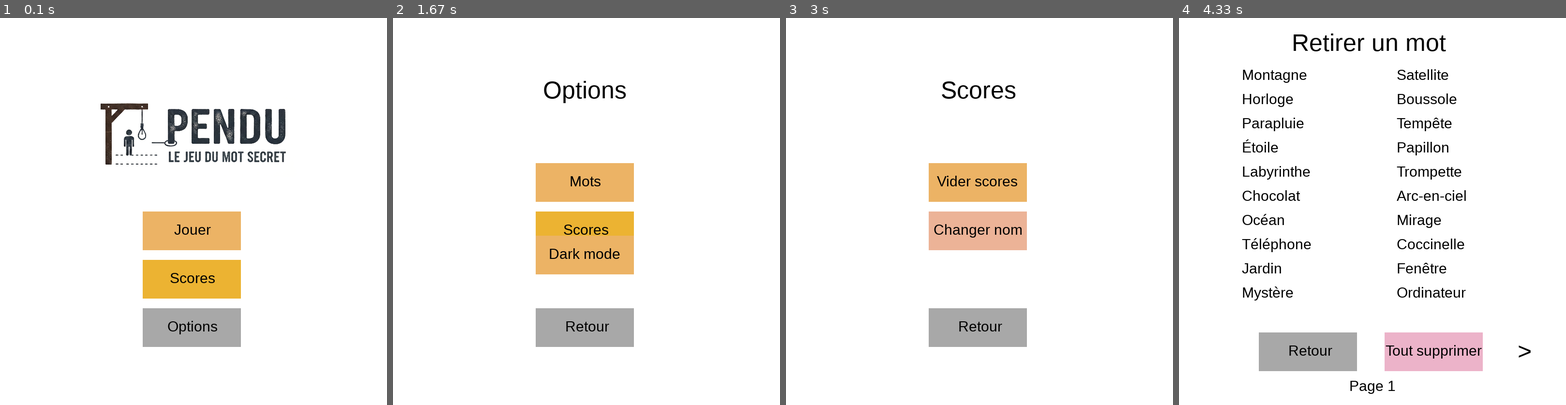
Above: before the commit, frames 1-4 (left to right).
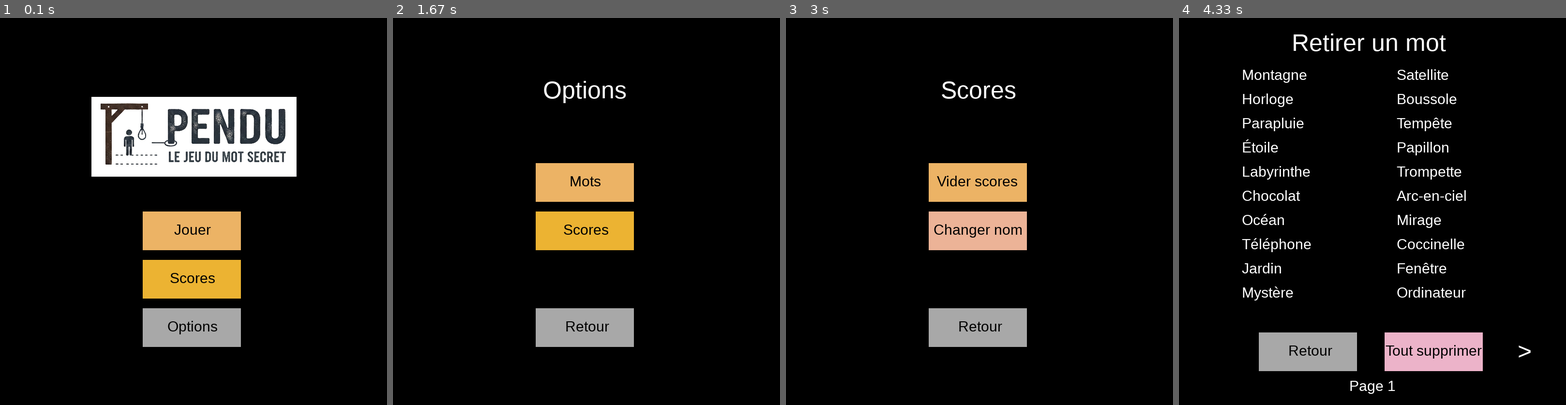
Above: after the commit, the same moments.

Repository: nicolas-riera/pendu
Game: pygame game, started from main.py
The game is run twice, just before and just after one commit, with the same random seed, the same clock (stepped at 60 frames per second) and the same inputs.
Inputs (mouse positions are in pixels of both pictures, inside the frame that each line leads up to):
- Up to frame 1 (0.1 s): no input
- Up to frame 2 (1.67 s): click "Scores" at 0.38 s; click "Retour" at 0.93 s; click "Options" at 1.27 s
- Up to frame 3 (3 s): click (1025, 246) at 1.82 s; click "Changer nom" at 2.15 s; type "ann" at 2.43 s; tap Enter at 2.77 s
- Up to frame 4 (4.33 s): click "Retour" at 3.03 s; click "Mots" at 3.37 s; click "Retirer mot" at 3.7 s; move the mouse to (1248, 250) at 3.98 s; click (1248, 250) at 4.03 s

The runs differ from the first frame. In frame 1, 81% of the frame differs, in the area x 0-100%, y 0-100%; in frame 2, 93%; in frame 3, 92%; in frame 4, 95%.

Commit message:
exp: implemented dark theme on most elements

Diff:
--- a/src/menu.py
+++ b/src/menu.py
@@ -24,7 +24,7 @@
 def menu(screen, clock, my_fonts):
 
     error_popup_empty = False
-    is_dark_mode = False
+    is_dark_mode = True
     notice_username_input_popup = False
     notice_username_input_empty_popup = False
 
--- a/src/options.py
+++ b/src/options.py
@@ -31,13 +31,13 @@
 
         text_color = light_dark_mode(screen, is_dark_mode)
 
-        settings_title_button_text = my_fonts[1].render("Options", True, (0, 0, 0))
+        settings_title_button_text = my_fonts[1].render("Options", True, text_color)
         screen.blit(settings_title_button_text, (310, 120))
 
         # Draw.rect(surface, color, (x position, y position, x width, y width))
         pygame.draw.rect(screen, (236, 179, 101), (295, 300, 203, 80))
         words_button = pygame.Rect((295, 300, 203, 80))
-        words_button_text = my_fonts[0].render("Mots", True, text_color)
+        words_button_text = my_fonts[0].render("Mots", True, (0, 0, 0))
         screen.blit(words_button_text, (365, 320))
 
         pygame.draw.rect(screen, (236, 179, 50), (295, 400, 203, 80))
@@ -45,14 +45,14 @@
         scores_button_text = my_fonts[0].render("Scores", True, (0, 0, 0))
         screen.blit(scores_button_text, (352, 420))
 
-        pygame.draw.rect(screen, (236, 179, 101), (295, 450, 203, 80))
-        dark_mode_button = pygame.Rect((295, 450, 203, 80))
-        dark_mode_button_text = my_fonts[0].render("Dark mode", True, text_color)
-        screen.blit(dark_mode_button_text, (322, 470))
+        # pygame.draw.rect(screen, (236, 179, 101), (295, 450, 203, 80))
+        # dark_mode_button = pygame.Rect((295, 450, 203, 80))
+        # dark_mode_button_text = my_fonts[0].render("Dark mode", True, text_color)
+        # screen.blit(dark_mode_button_text, (322, 470))
 
         pygame.draw.rect(screen, (168, 168, 168), (295, 600, 203, 80))
         return_button = pygame.Rect((295, 600, 203, 80))
-        return_button_text = my_fonts[0].render("Retour", True, text_color)
+        return_button_text = my_fonts[0].render("Retour", True, (0, 0, 0))
         screen.blit(return_button_text, (356, 620))
 
         pygame.display.flip()
@@ -191,7 +191,7 @@
         screen.blit(words_title_text, (230, 120))
 
         pygame.draw.rect(screen, (240, 240, 240), (70, 310, 660, 60))
-        usr_word_display = my_fonts[0].render(usr_word, True, text_color)
+        usr_word_display = my_fonts[0].render(usr_word, True, (0, 0, 0))
         screen.blit(usr_word_display, (75, 320))
 
         if usr_word == "":
@@ -201,12 +201,12 @@
 
         pygame.draw.rect(screen, add_word_button_color, (295, 500, 203, 80))
         add_word_button = pygame.Rect((295, 500, 203, 80))
-        add_word_button_text = my_fonts[0].render("Ajouter mot", True, text_color)
+        add_word_button_text = my_fonts[0].render("Ajouter mot", True, (0, 0, 0))
         screen.blit(add_word_button_text, (322, 520))
 
         pygame.draw.rect(screen, (168, 168, 168), (295, 600, 203, 80))
         return_button = pygame.Rect((295, 600, 203, 80))
-        return_button_text = my_fonts[0].render("Retour", True, text_color)
+        return_button_text = my_fonts[0].render("Retour", True, (0, 0, 0))
         screen.blit(return_button_text, (356, 620))
 
         # Logic
@@ -305,7 +305,8 @@
                         y=100 + 50 * (i-words_list_current_page * 20),
                         max_width=250,
                         font_path=FONT_PATH,
-                        clickable=True
+                        clickable=True,
+                        color=text_color
                     )
 
                     clickable_words.append((words_list[i], word_rect))
@@ -319,7 +320,8 @@
                         y=100 + 50 * ((i-words_list_current_page * 20)-10),
                         max_width=250,
                         font_path=FONT_PATH,
-                        clickable=True
+                        clickable=True,
+                        color=text_color
                     )
 
                     clickable_words.append((words_list[i], word_rect))
@@ -342,12 +344,12 @@
 
         pygame.draw.rect(screen, (168, 168, 168), (165, 650, 203, 80))
         return_button = pygame.Rect((165, 650, 203, 80))
-        return_button_text = my_fonts[0].render("Retour", True, text_color)
+        return_button_text = my_fonts[0].render("Retour", True, (0, 0, 0))
         screen.blit(return_button_text, (226, 670))
 
         pygame.draw.rect(screen, (236, 179, 201), (425, 650, 203, 80))
         delete_all_button = pygame.Rect((425, 650, 203, 80))
-        delete_all_button_text = my_fonts[0].render("Tout supprimer", True, text_color)
+        delete_all_button_text = my_fonts[0].render("Tout supprimer", True, (0, 0, 0))
         screen.blit(delete_all_button_text, (427, 670))
 
         page_indicator_text = my_fonts[0].render(f"Page {words_list_current_page + 1}", True, text_color)
@@ -440,7 +442,7 @@
 
         text_color = light_dark_mode(screen, is_dark_mode)
 
-        words_title_button_text = my_fonts[1].render("Scores", True, (0, 0, 0))
+        words_title_button_text = my_fonts[1].render("Scores", True, text_color)
         screen.blit(words_title_button_text, (320, 120))
 
         # Draw.rect(surface, color, (x position, y position, x width, y width))
--- a/src/scores.py
+++ b/src/scores.py
@@ -38,11 +38,11 @@
 
         text_color = light_dark_mode(screen, is_dark_mode)
 
-        name_section_text = my_fonts[0].render("JOUEUR", True, (0, 0, 0))
+        name_section_text = my_fonts[0].render("JOUEUR", True, text_color)
         screen.blit(name_section_text, (60, 50))
-        word_section_text = my_fonts[0].render("MOT", True, (0, 0, 0))
+        word_section_text = my_fonts[0].render("MOT", True, text_color)
         screen.blit(word_section_text, (300, 50))
-        error_section_text = my_fonts[0].render("ERREURS", True, (0, 0, 0))
+        error_section_text = my_fonts[0].render("ERREURS", True, text_color)
         screen.blit(error_section_text, (600, 50))
 
         pygame.draw.line(screen, text_color, (50, 90), (750, 90), 2)
